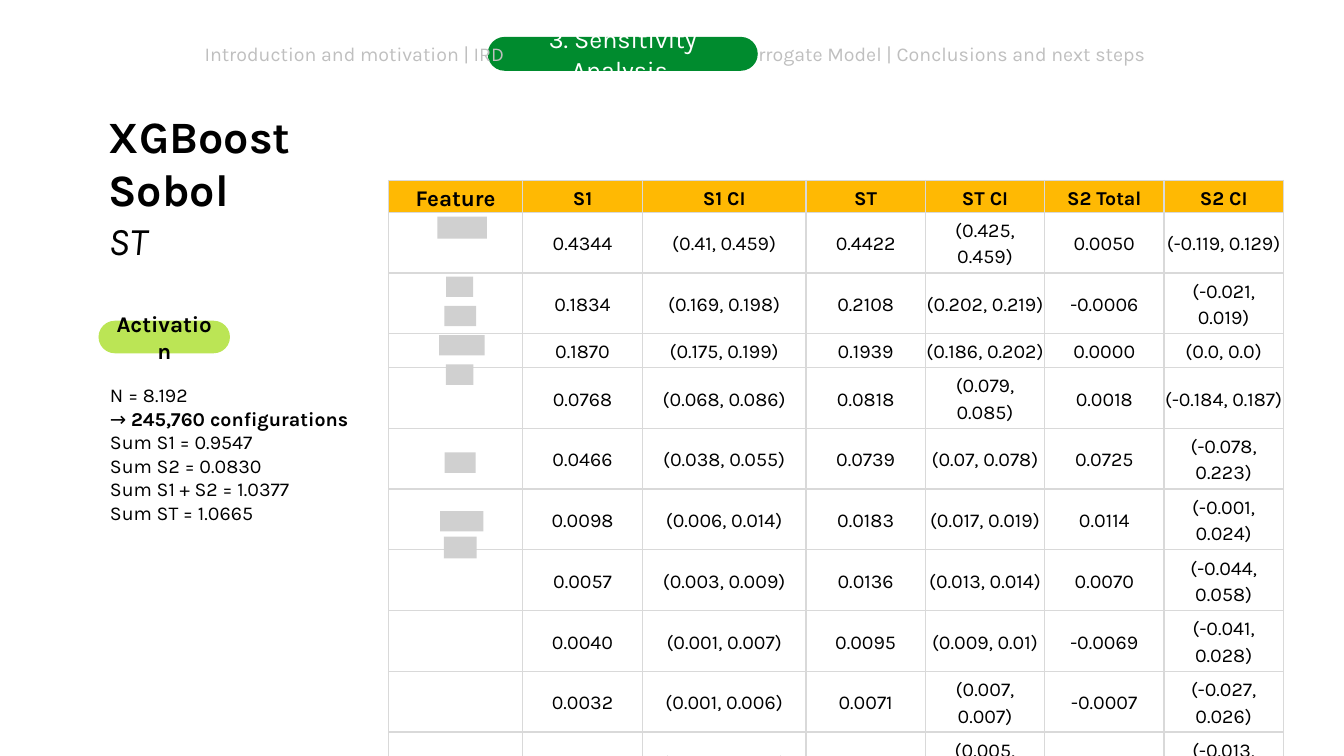
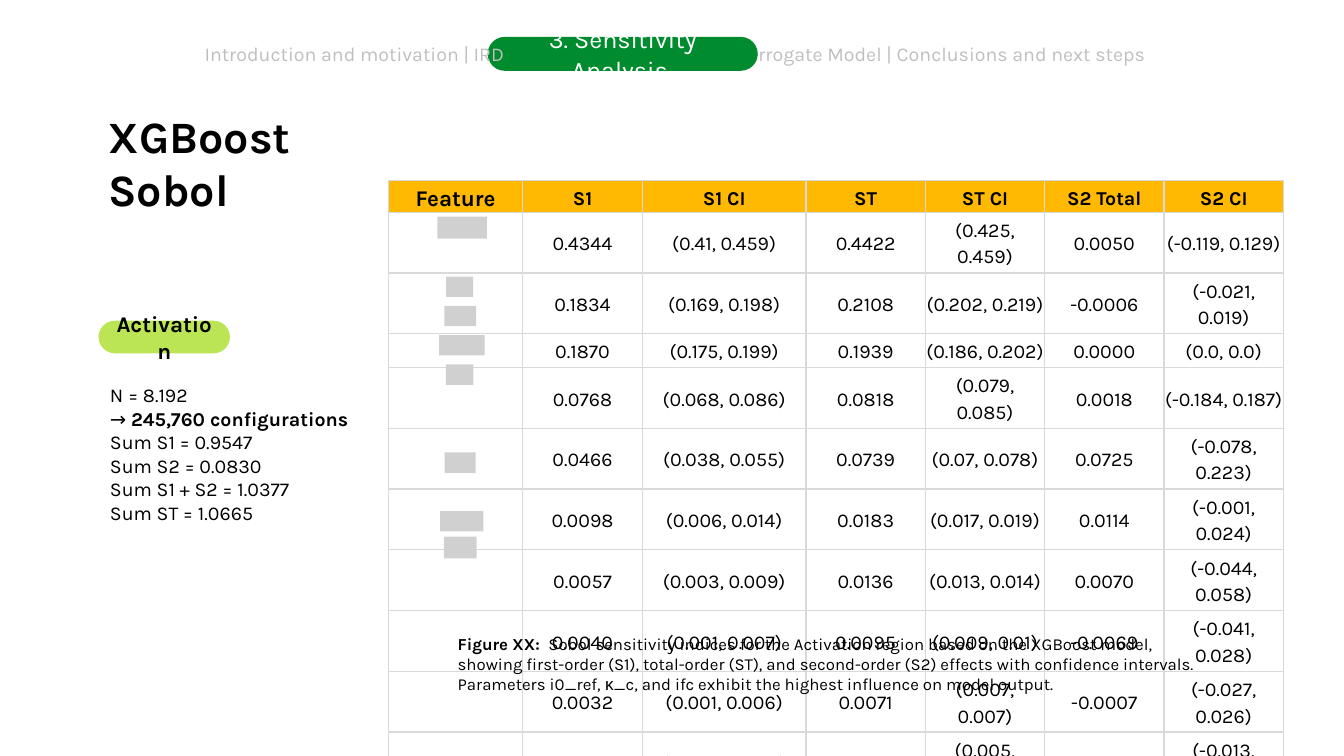
Before and after one commit to DejvisT/Sensitivity-Analysis-and-Surrogate-Modeling-of-PEM-Fuel-Cells, a slide deck: slide 33 of final_presentation_v1.pptx (slide 30 before the commit). Drawn at 1344x756 pixels with LibreOffice and Linux fonts; fonts in the diff are those of the drawing; grey boxes stand for pictures; background and template pictures are left out. Boxes give left, top, right and bottom in pixels: in the first picture for what was removed or moved away, otherwise in the second. Text is boxed around its words. In the diff, an @@ line names an element or a change of style, - is before the commit and + after.

```diff
--- a/final_presentation_v1.pptx
+++ b/final_presentation_v1.pptx
@@ text at [108, 230, 147, 256]: paragraph removed @@
-ST
@@ text added at [458, 635, 1193, 695], 12 pt, text #000000 @@
+Figure XX: Sobol sensitivity indices for the Activation region based on the XGBoost model, showing first-order (S1), total-order (ST), and second-order (S2) effects with confidence intervals. Parameters i0_ref, κ_c, and ifc exhibit the highest influence on model output.
```
Also in this commit, not shown: 4 other slides changed, 8 slides added, 2 other files.
